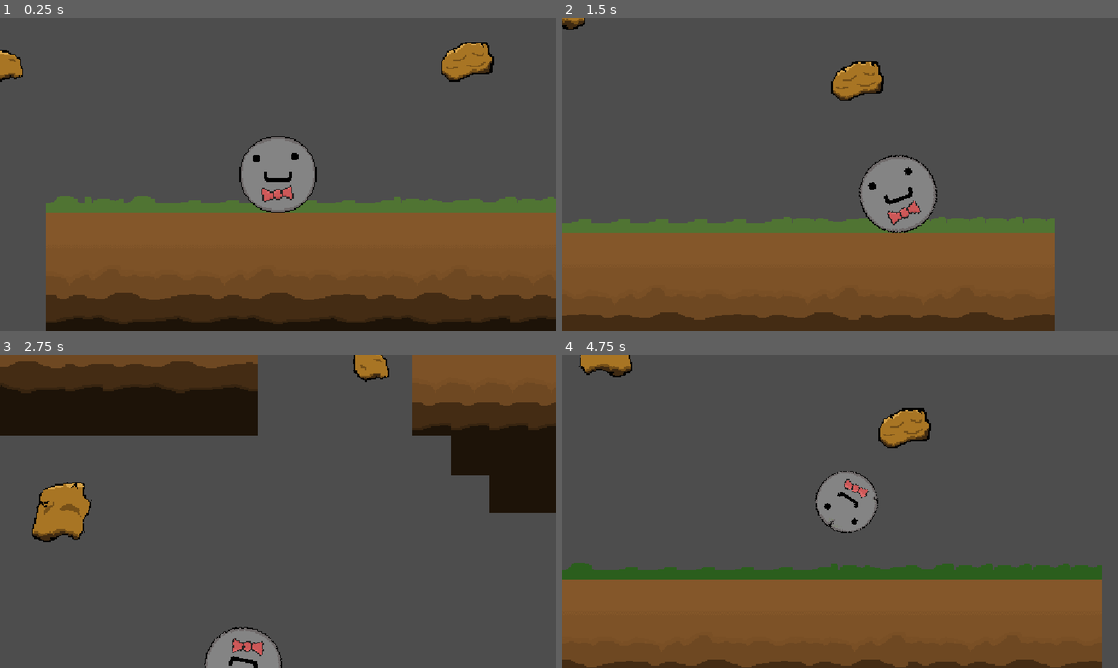
Above: before the commit, frames 1-4 (two rows, left to right).
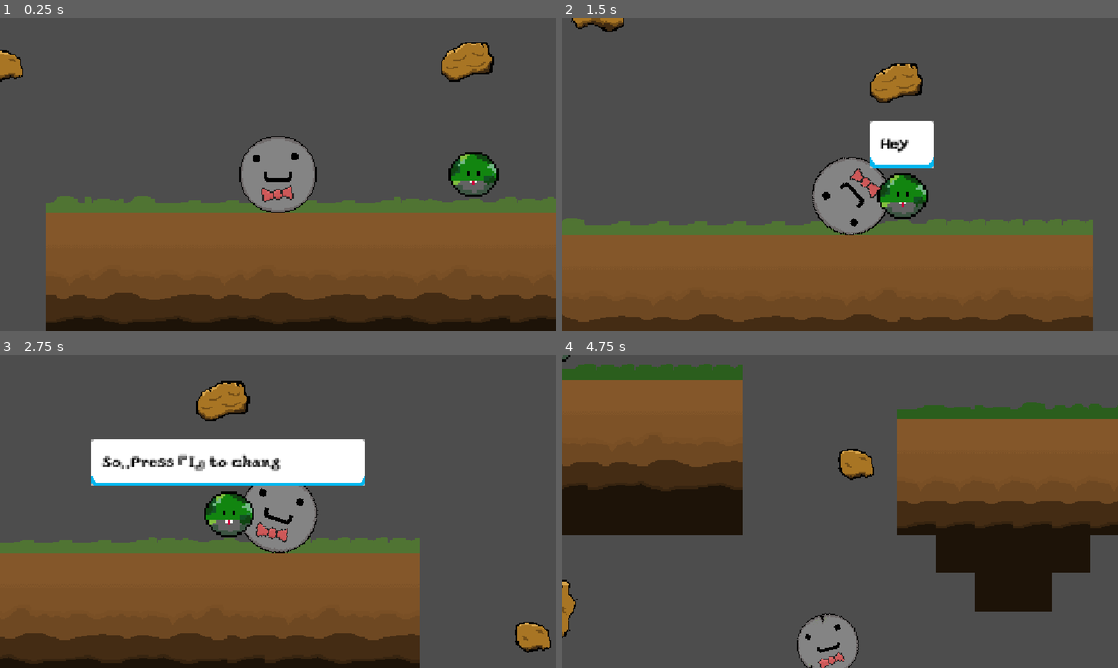
Above: after the commit, the same moments.

Repository: macmillanc/SAGameJam2026
Game: Godot game, scene res://scenes/tutorial.tscn
Two runs of this game, one before a commit and one after it. Both use one fixed random seed, a clock stepped at 60 frames per second and the inputs below.
Inputs:
- Up to frame 1 (0.25 s): no input
- Up to frame 2 (1.5 s): tap Enter (advance_dialog, bound only after the commit) at 0.5 s; hold Enter (advance_dialog, bound only after the commit) 0.53-1.28 s; hold D (right) from 0.53 s (still down); tap Space at 0.77 s; tap E (interact, bound only after the commit) at 0.8, 1.35 s
- Up to frame 3 (2.75 s): tap Space at 1.52 s; tap Enter (advance_dialog, bound only after the commit) at 1.55 s; release D (right) at 2.03 s; hold A (left) from 2.03 s (still down); hold Enter (advance_dialog, bound only after the commit) from 2.03 s (still down); tap E (interact, bound only after the commit) at 2.3 s
- Up to frame 4 (4.75 s): tap I at 2.75, 3.6 s; release A (left) at 2.78 s; release Enter (advance_dialog, bound only after the commit) at 2.78 s; hold D (right) 2.78-4.28 s; tap E (interact, bound only after the commit) at 2.85 s; tap Space at 3.02, 3.77, 4.52 s; tap Enter (advance_dialog, bound only after the commit) at 3.05, 4.55 s; tap J at 3.5, 4.25, 4.35 s; hold E (interact, bound only after the commit) 3.53-4.28 s; hold A (left) from 4.28 s (still down)

The runs differ from the first frame. In frame 1, 0.8% of the frame differs, in the area x 80-90%, y 42-58%; in frame 2, 12%; in frame 3, 66%; in frame 4, 71%, in the area x 0-100%, y 0-100%.

Commit message:
Added dialog

Diff:
--- a/sagj-26/project.godot
+++ b/sagj-26/project.godot
@@ -18,11 +18,17 @@
 [autoload]
 
 Global="*uid://b4aqjdgrvlf60"
+InteractionManager="*uid://dvv2d60rskcye"
+DialogManager="*uid://jcnrn8f1sb0j"
 
 [display]
 
 window/stretch/mode="canvas_items"
 window/stretch/aspect="expand"
+
+[global_group]
+
+player=""
 
 [input]
 
@@ -36,6 +42,20 @@
 "events": [Object(InputEventKey,"resource_local_to_scene":false,"resource_name":"","device":-1,"window_id":0,"alt_press …(192 unchanged characters)…
 ]
 }
+interact={
+"deadzone": 0.2,
+"events": [Object(InputEventKey,"resource_local_to_scene":false,"resource_name":"","device":-1,"window_id":0,"alt_pressed":false,"shift_pressed":false,"ctrl_pressed":false,"meta_pressed":false,"pressed":false,"keycode":0,"physical_keycode":69,"key_label":0,"unicode":101,"location":0,"echo":false,"script":null)
+]
+}
+advance_dialog={
+"deadzone": 0.2,
+"events": [Object(InputEventKey,"resource_local_to_scene":false,"resource_name":"","device":-1,"window_id":0,"alt_pressed":false,"shift_pressed":false,"ctrl_pressed":false,"meta_pressed":false,"pressed":false,"keycode":0,"physical_keycode":4194309,"key_label":0,"unicode":0,"location":0,"echo":false,"script":null)
+]
+}
+
+[layer_names]
+
+2d_physics/layer_2="player"
 
 [physics]
 
--- /dev/null
+++ b/sagj-26/scenes/interaction_area.tscn
@@ -0,0 +1,11 @@
+[gd_scene format=3 uid="uid://cnu8sgdtxnun3"]
+
+[ext_resource type="Script" uid="uid://d4lvfn2rt554f" path="res://scripts/interaction_area.gd" id="1_40t11"]
+
+[node name="InteractionArea" type="Area2D" unique_id=638363577]
+collision_layer = 0
+collision_mask = 2
+script = ExtResource("1_40t11")
+
+[connection signal="body_entered" from="." to="." method="_on_body_entered"]
+[connection signal="body_exited" from="." to="." method="_on_body_exited"]
--- /dev/null
+++ b/sagj-26/scenes/interaction_manager.tscn
@@ -0,0 +1,22 @@
+[gd_scene format=3 uid="uid://dvv2d60rskcye"]
+
+[ext_resource type="Script" uid="uid://dn6yp7atpugfq" path="res://scripts/interaction_manager.gd" id="1_rddhf"]
+[ext_resource type="FontFile" uid="uid://k37vg4qu3651" path="res://assets/yoster.ttf" id="2_guivl"]
+
+[node name="InteractionManager" type="Node2D" unique_id=197267339]
+script = ExtResource("1_rddhf")
+
+[node name="Label" type="Label" parent="." unique_id=1226557422]
+z_index = 20
+anchors_preset = 5
+anchor_left = 0.5
+anchor_right = 0.5
+offset_left = -62.5
+offset_right = 62.5
+offset_bottom = 23.0
+grow_horizontal = 2
+theme_override_fonts/font = ExtResource("2_guivl")
+theme_override_font_sizes/font_size = 12
+text = "[E] TO INTERACT"
+horizontal_alignment = 1
+vertical_alignment = 1
--- a/sagj-26/scenes/npc.tscn
+++ b/sagj-26/scenes/npc.tscn
@@ -1,13 +1,24 @@
 [gd_scene format=3 uid="uid://c41x3f5rj1r2f"]
 
 [ext_resource type="Texture2D" uid="uid://cfkg8ltl1uwwp" path="res://assets/npc/moss_guy.png" id="1_nh2m4"]
+[ext_resource type="Script" uid="uid://cldjblqo36vx2" path="res://scripts/npc.gd" id="1_rv78h"]
+[ext_resource type="PackedScene" uid="uid://cnu8sgdtxnun3" path="res://scenes/interaction_area.tscn" id="2_abqhh"]
 
 [sub_resource type="CapsuleShape2D" id="CapsuleShape2D_vdvrb"]
 
+[sub_resource type="CircleShape2D" id="CircleShape2D_vdvrb"]
+radius = 39.0
+
 [node name="Npc" type="CharacterBody2D" unique_id=403265676]
+script = ExtResource("1_rv78h")
 
 [node name="CollisionShape2D" type="CollisionShape2D" parent="." unique_id=740081047]
 shape = SubResource("CapsuleShape2D_vdvrb")
 
 [node name="Sprite2D" type="Sprite2D" parent="." unique_id=2078150850]
 texture = ExtResource("1_nh2m4")
+
+[node name="InteractionArea" parent="." unique_id=638363577 instance=ExtResource("2_abqhh")]
+
+[node name="CollisionShape2D" type="CollisionShape2D" parent="InteractionArea" unique_id=1639015301]
+shape = SubResource("CircleShape2D_vdvrb")
--- a/sagj-26/scenes/rock.tscn
+++ b/sagj-26/scenes/rock.tscn
@@ -15,6 +15,7 @@
 radius = 25.0
 
 [node name="CharacterBody2D" type="CharacterBody2D" unique_id=1357846045]
+collision_layer = 2
 script = ExtResource("1_vqvgd")
 stage_textures = Array[Texture2D]([ExtResource("2_mek2u"), ExtResource("3_vqvgd"), ExtResource("4_rmkyt"), ExtResource("5_h6o6c"), ExtResource("6_88vqh")])
 
--- /dev/null
+++ b/sagj-26/scenes/text_box.tscn
@@ -0,0 +1,37 @@
+[gd_scene format=3 uid="uid://3rifjfxw2u0h"]
+
+[ext_resource type="Script" uid="uid://clxx5xypl2g4h" path="res://scripts/text_box.gd" id="1_dyarx"]
+[ext_resource type="Texture2D" uid="uid://3gin657cjx4g" path="res://assets/decor/dialogue_box.png" id="2_qdwih"]
+[ext_resource type="FontFile" uid="uid://k37vg4qu3651" path="res://assets/yoster.ttf" id="3_qdwih"]
+
+[node name="TextBox" type="MarginContainer" unique_id=1073910229]
+offset_right = 32.0
+offset_bottom = 39.0
+script = ExtResource("1_dyarx")
+
+[node name="NinePatchRect" type="NinePatchRect" parent="." unique_id=70724781]
+layout_mode = 2
+texture = ExtResource("2_qdwih")
+patch_margin_left = 16
+patch_margin_top = 16
+patch_margin_right = 16
+patch_margin_bottom = 16
+
+[node name="MarginContainer" type="MarginContainer" parent="." unique_id=745635440]
+layout_mode = 2
+theme_override_constants/margin_left = 8
+theme_override_constants/margin_top = 8
+theme_override_constants/margin_right = 8
+theme_override_constants/margin_bottom = 8
+
+[node name="Label" type="Label" parent="MarginContainer" unique_id=1128878475]
+layout_mode = 2
+theme_override_colors/font_color = Color(0, 0, 0, 1)
+theme_override_fonts/font = ExtResource("3_qdwih")
+theme_override_font_sizes/font_size = 12
+vertical_alignment = 1
+
+[node name="LetterDisplayTimer" type="Timer" parent="." unique_id=992362829]
+one_shot = true
+
+[connection signal="timeout" from="LetterDisplayTimer" to="." method="_on_letter_display_timer_timeout"]
--- a/sagj-26/scenes/tutorial.tscn
+++ b/sagj-26/scenes/tutorial.tscn
@@ -121,4 +121,4 @@
 [node name="Rock_Scene" parent="." unique_id=1025934399 instance=ExtResource("2_yb1ct")]
 
 [node name="Npc" parent="." unique_id=403265676 instance=ExtResource("7_gbqnl")]
-position = Vector2(541, 45)
+position = Vector2(161, 1)
--- /dev/null
+++ b/sagj-26/scripts/DialogManager.gd
@@ -0,0 +1,52 @@
+extends Node
+
+@onready var text_box_scene = preload("res://scenes/text_box.tscn")
+
+var dialog_lines : Array[String] = []
+var current_line_index = 0
+
+var text_box
+var text_box_position: Vector2
+
+var is_dialog_active = false
+var can_advance_line = false
+
+signal dialog_finished
+
+func start_dialog(position : Vector2, lines : Array[String]):
+	if is_dialog_active:
+		return
+	dialog_lines = lines
+	text_box_position = position
+	_show_text_box()
+
+	is_dialog_active = true
+
+func _show_text_box():
+	text_box = text_box_scene.instantiate()
+	text_box.finished_displaying.connect(_on_text_box_finished_displaying)
+	get_tree().root.add_child(text_box)
+	text_box.global_position = text_box_position
+	text_box.display_text(dialog_lines[current_line_index])
+	can_advance_line = false
+
+func _on_text_box_finished_displaying():
+	can_advance_line = true
+
+func _unhandled_input(event: InputEvent) -> void:
+	if (
+		event.is_action_pressed("advance_dialog") &&
+		is_dialog_active &&
+		can_advance_line
+	):
+		text_box.queue_free()
+
+		current_line_index += 1
+
+		if current_line_index >= dialog_lines.size():
+			is_dialog_active = false
+			current_line_index = 0
+			dialog_finished.emit()
+			return
+
+		_show_text_box()
--- /dev/null
+++ b/sagj-26/scripts/interaction_area.gd
@@ -0,0 +1,15 @@
+extends Area2D
+class_name InteractionArea
+
+@export var action_name : String = "interact"
+
+var interact : Callable = func():
+	pass
+
+
+func _on_body_entered(_body: Node2D) -> void:
+	InteractionManager.register_area(self)
+
+
+func _on_body_exited(_body: Node2D) -> void:
+	InteractionManager.unregister_area(self)
--- /dev/null
+++ b/sagj-26/scripts/interaction_manager.gd
@@ -0,0 +1,43 @@
+extends Node2D
+
+@onready var player = get_tree().get_first_node_in_group("player")
+@onready var label = $Label
+
+const base_text = "[E] to "
+var active_areas = []
+var can_interact = true
+
+func register_area(area : InteractionArea):
+	active_areas.push_back(area)
+
+func unregister_area(area : InteractionArea):
+	var index = active_areas.find(area)
+	if index != -1:
+		active_areas.remove_at(index)
+
+func _process(_delta):
+	if active_areas.size() > 0 && can_interact:
+		active_areas.sort_custom(_sort_by_distance_to_player)
+		label.text = base_text + active_areas[0].action_name
+		label.global_position = active_areas[0].global_position
+		label.global_position.y -= 36
+		label.global_position.x -= label.size.x /2
+		label.show()
+	else:
+		label.hide()
+
+func _sort_by_distance_to_player(area1,area2):
+	var area1_to_player = player.global_position.distance_to(area1.global_position)
+	var area2_to_player = player.global_position.distance_to(area2.global_position)
+	return area1_to_player < area2_to_player
+
+
+func _input(event):
+	if event.is_action_pressed("interact") && can_interact:
+		if active_areas.size() > 0:
+			can_interact = false
+			label.hide()
+
+			await active_areas[0].interact.call()
+
+			can_interact = true
--- /dev/null
+++ b/sagj-26/scripts/npc.gd
@@ -0,0 +1,17 @@
+extends CharacterBody2D
+
+@onready var interaction_area: InteractionArea = $InteractionArea
+@onready var sprite_2d: Sprite2D = $Sprite2D
+
+const lines: Array[String] = [
+	"Hey :)",
+	"So..Press [I] to change seasons",
+	"Press [J] to slow down time"
+]
+
+func _ready():
+	interaction_area.interact = Callable(self, "_on_interact")
+
+func _on_interact():
+	DialogManager.start_dialog(global_position, lines)
+	await DialogManager.dialog_finished
--- /dev/null
+++ b/sagj-26/scripts/text_box.gd
@@ -0,0 +1,53 @@
+extends MarginContainer
+
+
+@onready var label: Label = $MarginContainer/Label
+@onready var timer: Timer = $LetterDisplayTimer
+
+const MAX_WIDTH = 256
+
+var text = ""
+var letter_index = 0
+
+var letter_time = 0.03
+var space_time = 0.06
+var punctuation_time = 0.2
+
+signal finished_displaying()
+
+func display_text(text_to_display : String):
+	text = text_to_display
+	label.text = text_to_display
+
+	await resized
+	custom_minimum_size.x = min(size.x, MAX_WIDTH)
+
+	if size.x > MAX_WIDTH:
+		label.autowrap_mode = TextServer.AUTOWRAP_WORD
+		await resized
+		await resized
+		custom_minimum_size.y = size.y
+
+	global_position.x -= size.x / 2
+	global_position.y -= size.y + 24
+
+	label.text = ""
+	_display_letter()
+
+func _display_letter():
+	label.text += text[letter_index]
+	letter_index += 1
+	if letter_index >= text.length():
+		finished_displaying.emit()
+		return
+	match text[letter_index]:
+		"!", "." ,",", "?":
+			timer.start(punctuation_time)
+		" ":
+			timer.start(space_time)
+		_:
+			timer.start(letter_time)
+
+
+func _on_letter_display_timer_timeout() -> void:
+	_display_letter()
Binary file added: sagj-26/assets/decor/dialogue_box.png
Not shown, added: sagj-26/assets/decor/dialogue_box.png.import
Binary file added: sagj-26/assets/yoster.ttf
Not shown, added: sagj-26/assets/yoster.ttf.import
Not shown, added: sagj-26/scripts/DialogManager.gd.uid
Not shown, added: sagj-26/scripts/interaction_area.gd.uid
Not shown, added: sagj-26/scripts/interaction_manager.gd.uid
Not shown, added: sagj-26/scripts/npc.gd.uid
Not shown, added: sagj-26/scripts/text_box.gd.uid
